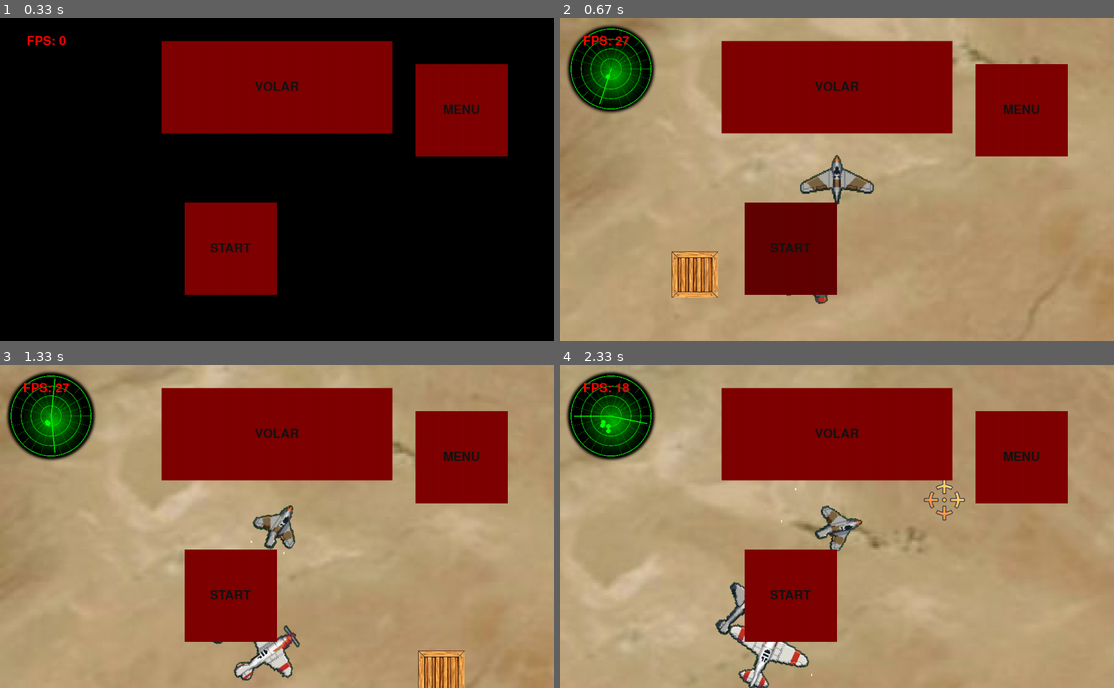
Above: before the commit, frames 1-4 (two rows, left to right).
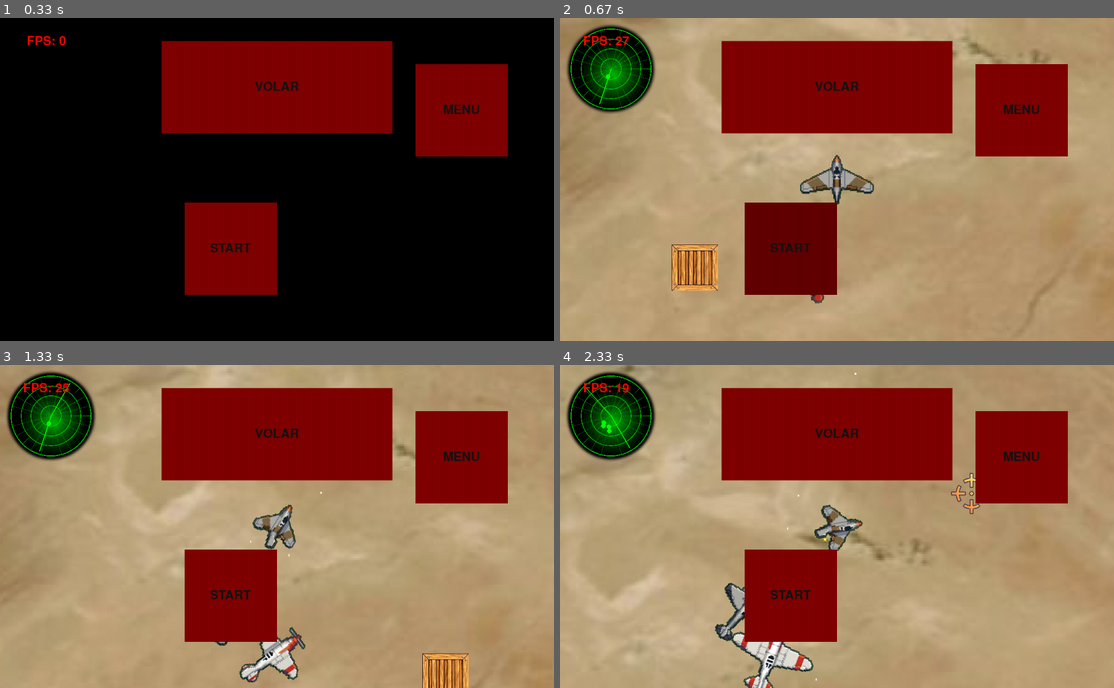
Above: after the commit, the same moments.

Repository: AndyCreator8/pygame_project_1
Game: pygame game, started from another_main.py
Same seed, same stepped clock (60 frames per second), same inputs: the game is played once before the commit and once after it.
Inputs (mouse positions are in pixels of both pictures, inside the frame that each line leads up to):
- Up to frame 1 (0.33 s): no input
- Up to frame 2 (0.67 s): click (792, 247) at 0.38 s
- Up to frame 3 (1.33 s): press the mouse at (232, 594) at 0.7 s; move the mouse to (288, 574) at 0.8 s; release the mouse at (343, 555) at 0.93 s; hold D from 1 s (still down); tap Shift at 1.07 s
- Up to frame 4 (2.33 s): tap Shift at 1.37, 1.57, 1.9, 2.2 s; release D at 1.47 s; hold W 1.5-1.8 s; hold D 1.83-2.3 s

Frame 1 is identical in both runs. In frame 2, 1.2% of the frame differs, in the area x 3-89%, y 1-90%; in frame 3, 2.4%; in frame 4, 4.1%, in the area x 0-76%, y 0-100%.

Commit message:
стрельба самолета

Diff:
--- a/another_main.py
+++ b/another_main.py
@@ -341,7 +341,7 @@
         # self.add(rockets)
         self.sound = pygame.mixer.Sound('sounds/rct_launch.wav')
         self.sound.set_volume(0.2)
-        self.sound.play()
+        # self.sound.play()
         self.expl_sound = pygame.mixer.Sound('sounds/bomb_explotano.wav')
         self.expl_sound.set_volume(0.5)
         self.target = target
@@ -385,7 +385,7 @@
                 self.killed = True
                 self.target.health -= self.damage
         else:
-            self.expl_sound.play()
+            # self.expl_sound.play()
             self.explosion()
 
 
@@ -469,7 +469,6 @@
     def explosion(self):
         self.image = self.explosion_imgs[self.animation_sc]
         self.rect = self.image.get_rect(center=self.rect.center)
-
         self.animation_sc += 1
         # self.rect.x -= plane.vector.vx
         # self.rect.y += plane.vector.vy
@@ -483,10 +482,10 @@
         # print(bomb_damage)
         super().__init__(player, planes_sprites, all_sprites)
         self.mgsnd = pygame.mixer.Sound("sounds/mgsnd.wav")
-        self.mgsnd.set_volume(0.5)
+        self.mgsnd.set_volume(0.1)
         self.sound = pygame.mixer.Sound('sounds/planesnd.wav')
         self.sound.set_volume(0.2)
-        self.sound.play(loops=-1)
+        # self.sound.play(loops=-1)
         self.image = load_image('0.png', f'data/{name}', -1)
 
         self.mask = pygame.mask.from_surface(self.image)
@@ -532,6 +531,7 @@
         self.vector = Vector(self.speed, 90)
 
         self.orig = self.image
+        self.firing = False
         self.animation_sc = 6
         self.prev_rocket_t = 0
         self.prev_bullet_t = 0
@@ -544,13 +544,9 @@
         self.t += self.deltat
 
         key = pygame.key.get_pressed()
-        mouse = pygame.mouse.get_pressed()
-        if mouse[0]:
-            # self.mgsnd.play()
+
+        if self.firing:
             self.fire()
-        else:
-            pass
-            # self.mgsnd.stop()
         if key[pygame.K_w]:
             if self.throttle + self.deltat / 10 <= 1:
                 self.throttle += self.deltat / 10
@@ -626,6 +622,7 @@
             Bullet(Vector(self.bulletspeed, self.vector.angle), (new_x, new_y), self.blltdmg)
             self.bulletlimit -= 2
             self.prev_bullet_t = self.t
+        print('a')
 
     def closest(self):
         ses = [abs(x.get_vector_from_plane().value) for x in enemies.sprites()]
@@ -899,8 +896,6 @@
 
 
 
-
-
 pygame.display.set_caption('BOOM')
 screen.fill((255, 255, 255))
 all_sprites = pygame.sprite.Group()
@@ -911,6 +906,8 @@
 planes_sprites = pygame.sprite.Group()
 radar = pygame.sprite.Group()
 enemies = pygame.sprite.Group()
+plane = None
+
 def start_game():
     global plane, map, tcr, target, r
     plane = Plane(**chosen_plane)
@@ -933,10 +930,19 @@
     for event in pygame.event.get():
         if event.type == pygame.QUIT:
             running = False
-
+        if plane:
+            if event.type == pygame.MOUSEBUTTONDOWN and event.button == pygame.BUTTON_LEFT:
+                firing = True
+                plane.mgsnd.play()
+            elif event.type == pygame.MOUSEBUTTONUP:
+                plane.mgsnd.stop()
+                firing = False
+    if plane:
+        if firing:
+            plane.fire()
     screen.fill((0, 0, 0))
+    all_sprites.draw(screen)
     all_sprites.update()
-    all_sprites.draw(screen)
     player.draw(screen)
     player.update()
     radar.draw(screen)
